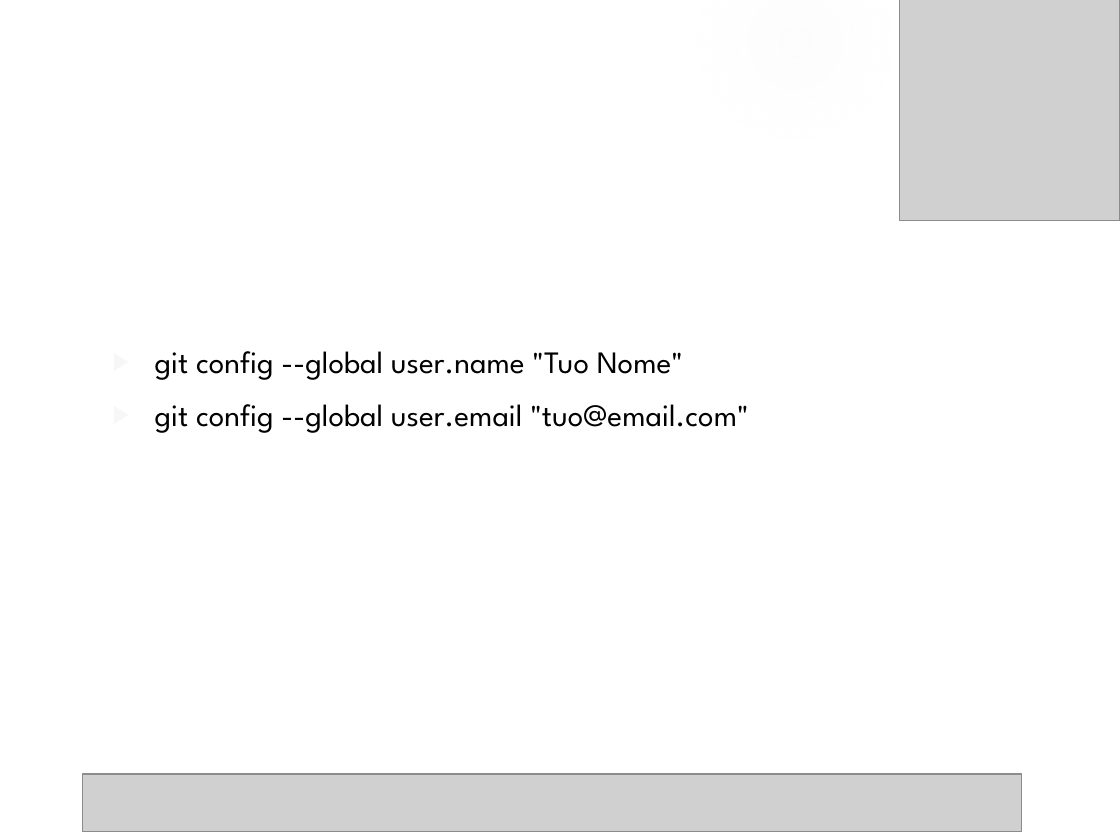
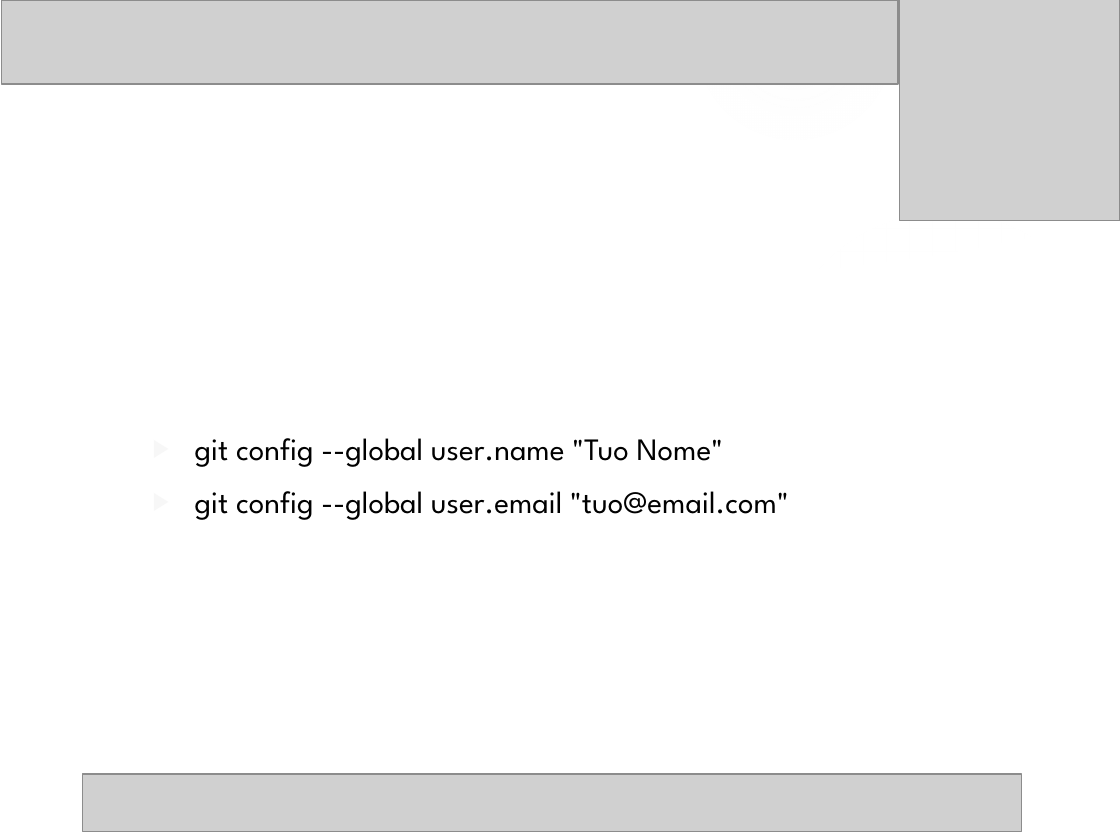
Before and after one commit to MattiaTiozzoDev/AngularStartCourse, a slide deck: slide 2 of Presentazione_Comandi_Git.pptx. Drawn at 1120x840 pixels with LibreOffice and Linux fonts; fonts in the diff are those of the drawing; grey boxes stand for pictures; background and template pictures are left out. Boxes give left, top, right and bottom in pixels: in the first picture for what was removed or moved away, otherwise in the second. Text is boxed around its words. In the diff, an @@ line names an element or a change of style, - is before the commit and + after.

```diff
--- a/Presentazione_Comandi_Git.pptx
+++ b/Presentazione_Comandi_Git.pptx
@@ picture added at <box>2,0,898,84</box> @@
@@ title "Configurazione iniziale" rewrapped from <box>28,34,850,205</box> to <box>28,84,850,205</box> @@
@@ text "git config --global user.name "Tuo ...": place and size @@
-text "git config --global user.name "Tuo ..." at <box>155,351,749,433</box>
+text "git config --global user.name "Tuo ..." at <box>195,438,789,520</box>
```
Also in this commit, not shown: 7 other slides changed, 1 other file.
